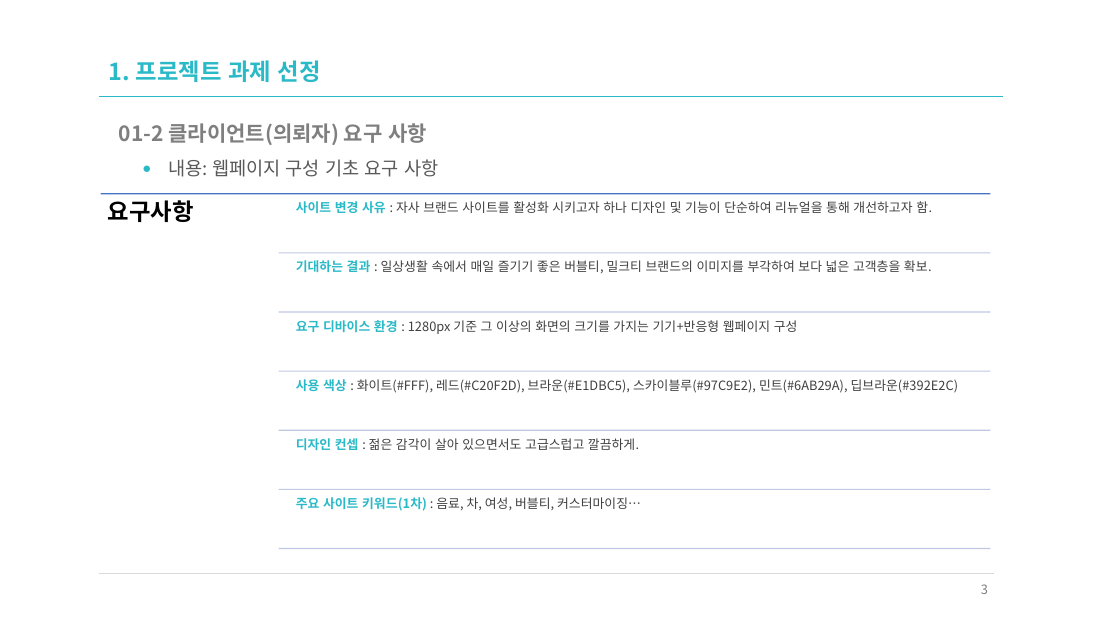
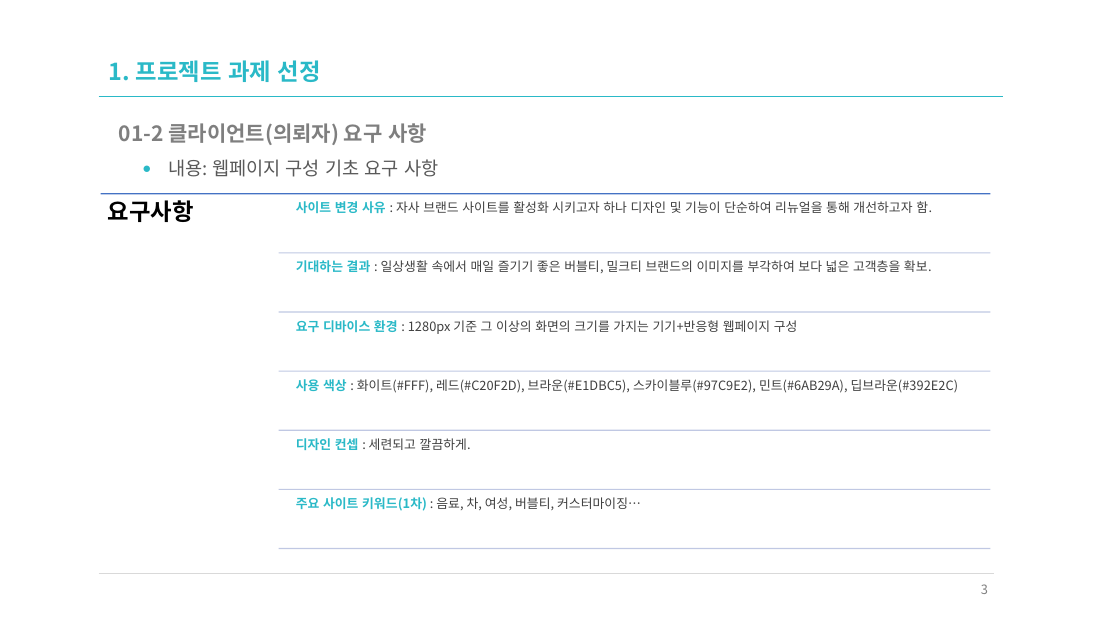
Before and after one commit to sakang07/Front-end_Study, a slide deck: slide 3 of n_01_UIUX요구분석_공차.pptx. Drawn at 1120x630 pixels with LibreOffice and Linux fonts; fonts in the diff are those of the drawing. Boxes give left, top, right and bottom in pixels: in the first picture for what was removed or moved away, otherwise in the second. Text is boxed around its words. In the diff, an @@ line names an element or a change of style, - is before the commit and + after.

```diff
--- a/n_01_UIUX요구분석_공차.pptx
+++ b/n_01_UIUX요구분석_공차.pptx
@@ text at (x1=296, y1=438, x2=471, y2=450): text changed @@
-디자인 컨셉 : 젊은 감각이 살아 있으면서도 고급스럽고 깔끔하게.
+디자인 컨셉 : 세련되고 깔끔하게.
```
Also in this commit, not shown: 1 other slide changed, 2 other files.
